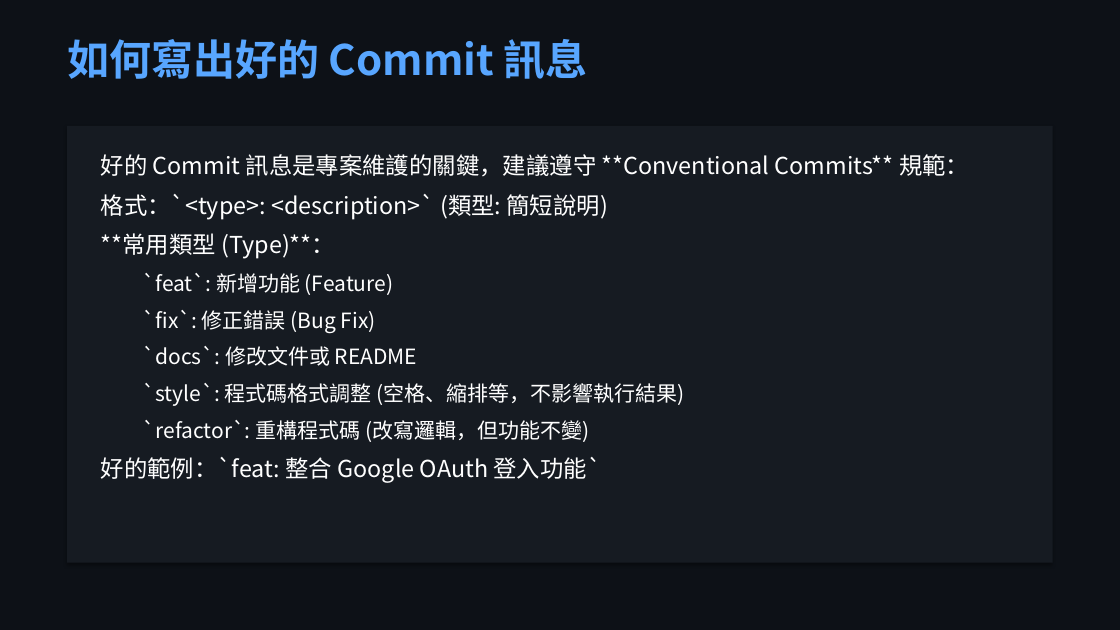
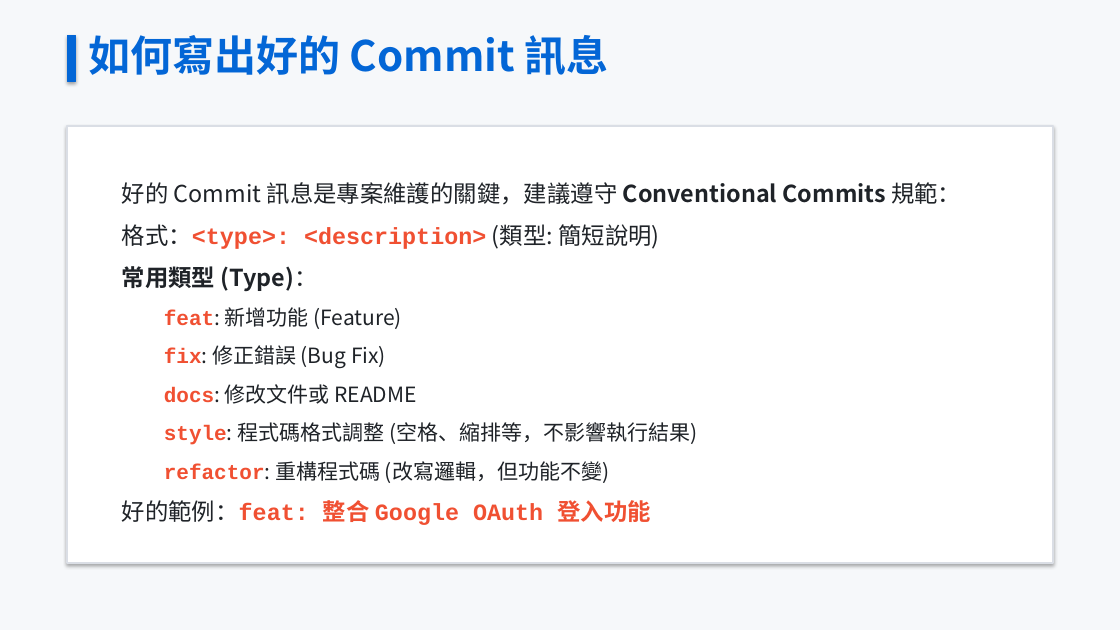
Before and after one commit to oscar7692000-beep/teaching-materials-course, a slide deck: slide 10 of GitHub_教學簡報.pptx. Drawn at 1120x630 pixels with LibreOffice and Linux fonts; fonts in the diff are those of the drawing. Boxes give left, top, right and bottom in pixels: in the first picture for what was removed or moved away, otherwise in the second. Text is boxed around its words. In the diff, an @@ line names an element or a change of style, - is before the commit and + after.

```diff
--- a/GitHub_教學簡報.pptx
+++ b/GitHub_教學簡報.pptx
@@ background #0D1117 to #F6F8FA @@
@@ text "如何寫出好的 Commit 訊息" moved from (x1=67, y1=39, x2=588, y2=79) to (x1=88, y1=35, x2=609, y2=75) @@
@@ text "如何寫出好的 Commit 訊息" at (x1=88, y1=35, x2=609, y2=75): text colour #58A6FF to #0366D6 @@
@@ rectangle added at (x1=67, y1=35, x2=76, y2=82), fill #0366D6, outline #0366D6 0.75 pt @@
@@ rectangle at (x1=67, y1=126, x2=1053, y2=563): fill #161B22 to #FFFFFF; outline none to #DADEE5 1.5 pt @@
@@ text at (x1=122, y1=182, x2=961, y2=525): text changed; text colour #FFFFFF to #1F2328 @@
-好的 Commit 訊息是專案維護的關鍵，建議遵守 **Conventional Commits** 規範：
-格式：`<type>: <description>` (類型: 簡短說明)
-**常用類型 (Type)**：
-  `feat`: 新增功能 (Feature)
-  `fix`: 修正錯誤 (Bug Fix)
-  `docs`: 修改文件或 README
-  `style`: 程式碼格式調整 (空格、縮排等，不影響執行結果)
-  `refactor`: 重構程式碼 (改寫邏輯，但功能不變)
-好的範例：`feat: 整合 Google OAuth 登入功能`
+好的 Commit 訊息是專案維護的關鍵，建議遵守 Conventional Commits 規範：
+格式：<type>: <description> (類型: 簡短說明)
+常用類型 (Type)：
+  feat: 新增功能 (Feature)
+  fix: 修正錯誤 (Bug Fix)
+  docs: 修改文件或 README
+  style: 程式碼格式調整 (空格、縮排等，不影響執行結果)
+  refactor: 重構程式碼 (改寫邏輯，但功能不變)
+好的範例：feat: 整合 Google OAuth 登入功能
```
Also in this commit, not shown: 24 other slides changed, 31 other files.
